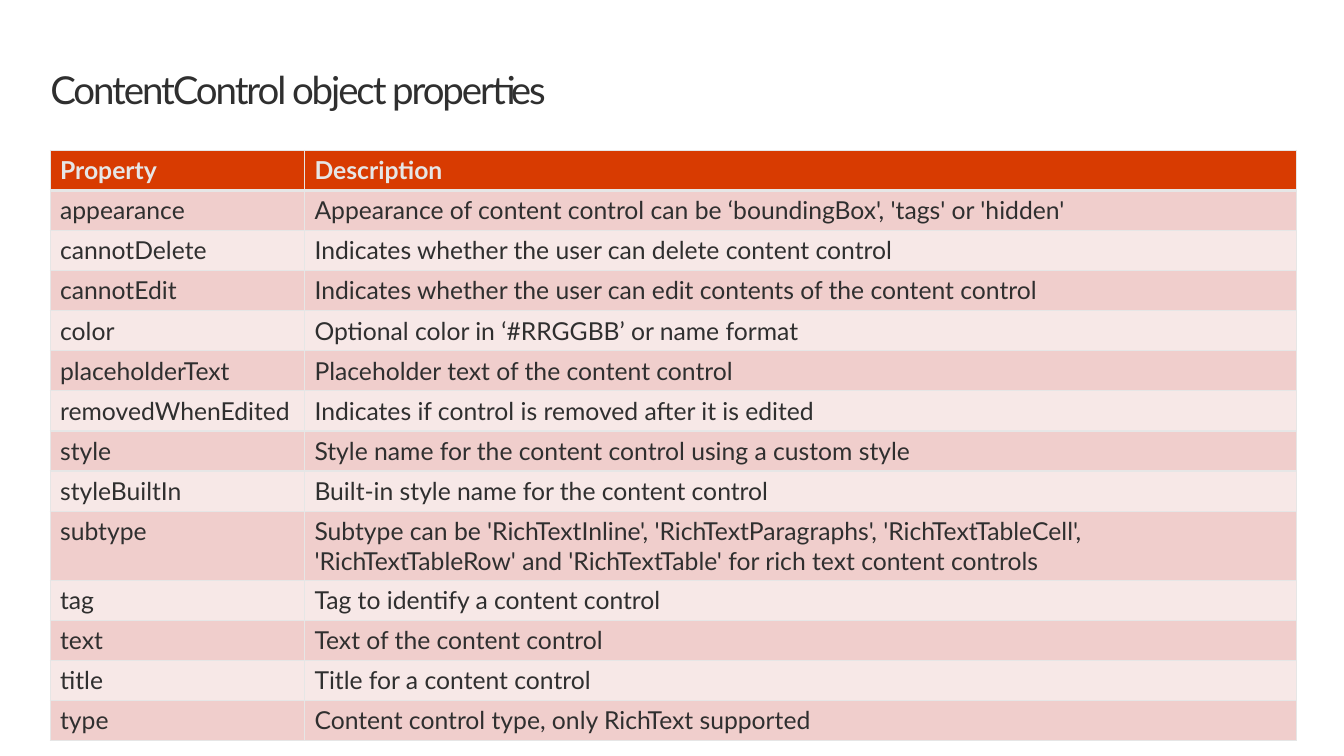
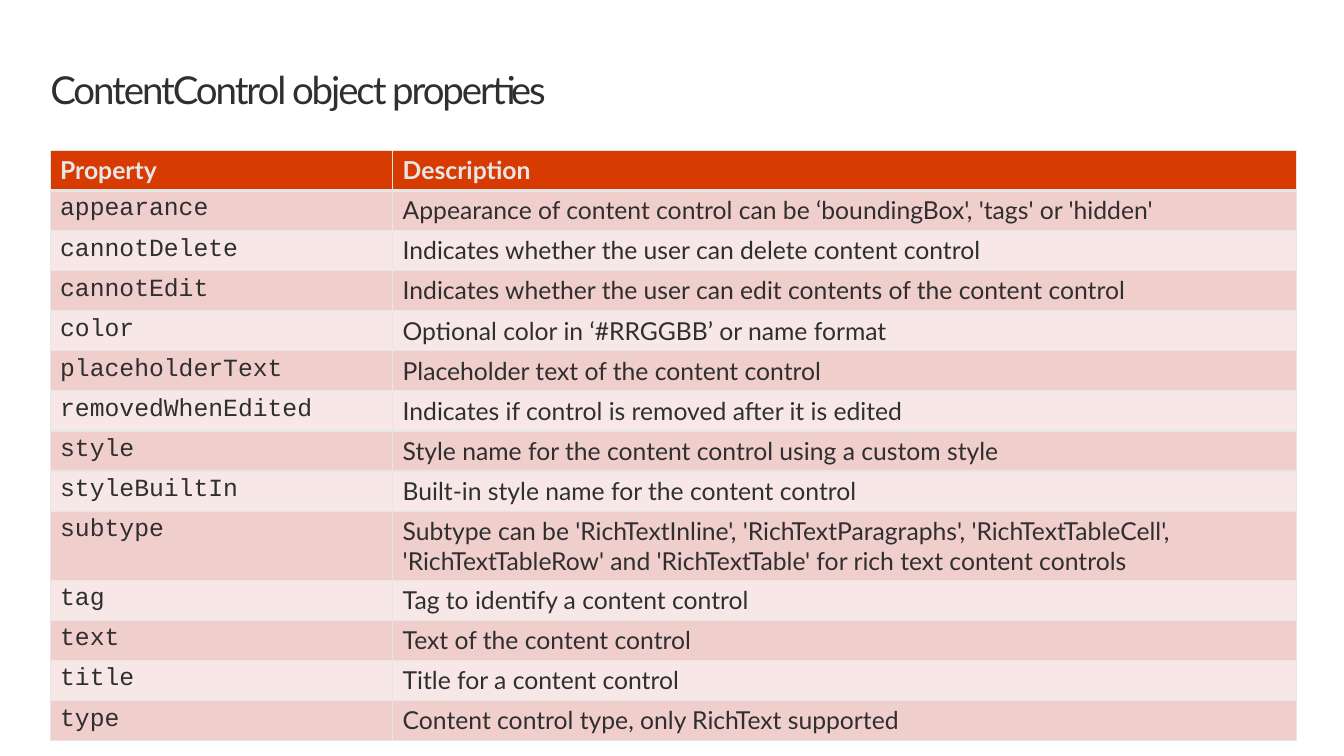
Before and after one commit to OfficeDev/TrainingContent, a slide deck: slide 5 of OfficeAddin/01 Building Add-ins for Microsoft Word/03 Content Controls in Word Add-ins.pptx. Drawn at 1344x756 pixels with LibreOffice and Linux fonts; fonts in the diff are those of the drawing; background and template pictures are left out. Boxes give left, top, right and bottom in pixels: in the first picture for what was removed or moved away, otherwise in the second. Text is boxed around its words. In the diff, an @@ line names an element or a change of style, - is before the commit and + after.

```diff
--- a/OfficeAddin/01 Building Add-ins for Microsoft Word/03 Content Controls in Word Add-ins.pptx
+++ b/OfficeAddin/01 Building Add-ins for Microsoft Word/03 Content Controls in Word Add-ins.pptx
@@ table at bbox=[50, 150, 1298, 740] @@
@@ font Lato to Courier New in "appearance", "cannotDelete", "cannotEdit", "color" and 9 more places @@
```
Also in this commit, not shown: 2 other slides changed, 41 other files.
